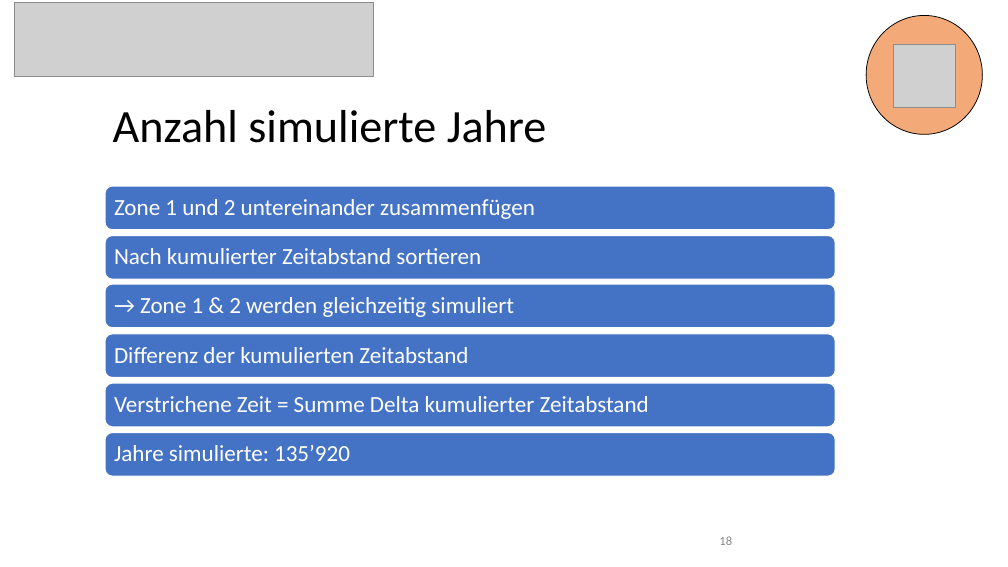
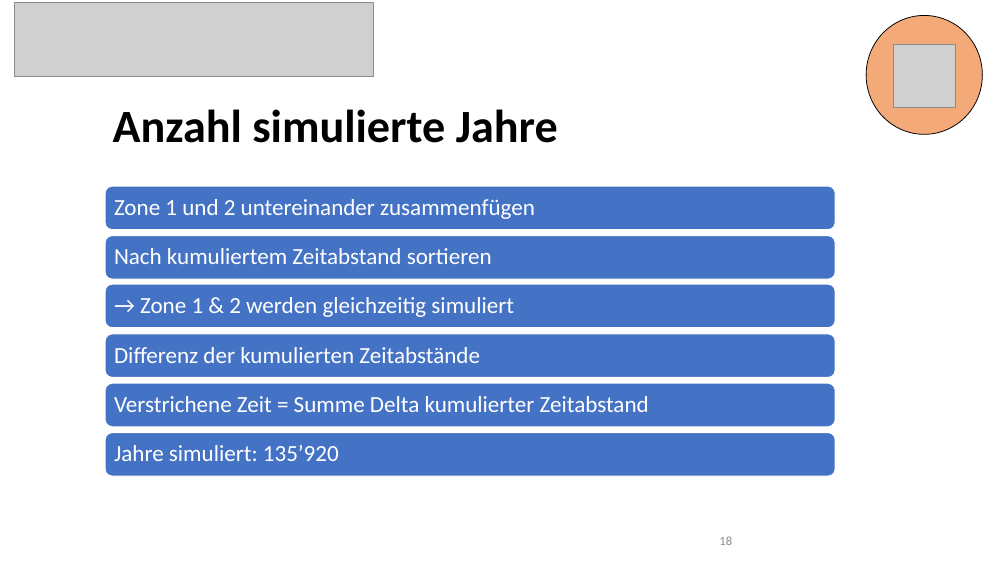
Before and after one commit to 7ben18/FHNW_Steinschlagrisiko, a slide deck: slide 18 of Praesentation/Steinschlagrisiko_Präsentation.pptx. Drawn at 1008x567 pixels with LibreOffice and Linux fonts; fonts in the diff are those of the drawing; grey boxes stand for pictures. Boxes give left, top, right and bottom in pixels: in the first picture for what was removed or moved away, otherwise in the second. Text is boxed around its words. In the diff, an @@ line names an element or a change of style, - is before the commit and + after.

```diff
--- a/Praesentation/Steinschlagrisiko_Präsentation.pptx
+++ b/Praesentation/Steinschlagrisiko_Präsentation.pptx
@@ title "Anzahl simulierte Jahre" at [113, 109, 558, 143]: bold on @@
@@ text at [114, 248, 492, 264]: text changed @@
-Nach kumulierter Zeitabstand sortieren
+Nach kumuliertem Zeitabstand sortieren
@@ text at [114, 347, 480, 363]: text changed @@
-Differenz der kumulierten Zeitabstand
+Differenz der kumulierten Zeitabstände
@@ text at [114, 445, 339, 461]: text changed @@
-Jahre simulierte: 135’920
+Jahre simuliert: 135’920
```
Also in this commit, not shown: 21 other slides changed.
